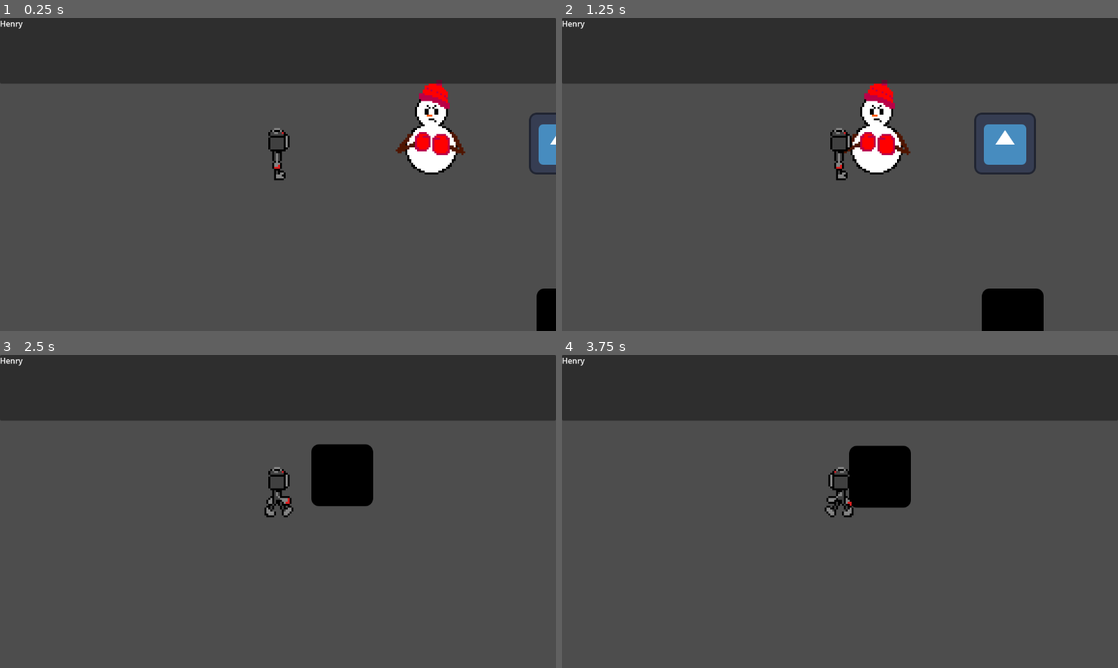
Above: before the commit, frames 1-4 (two rows, left to right).
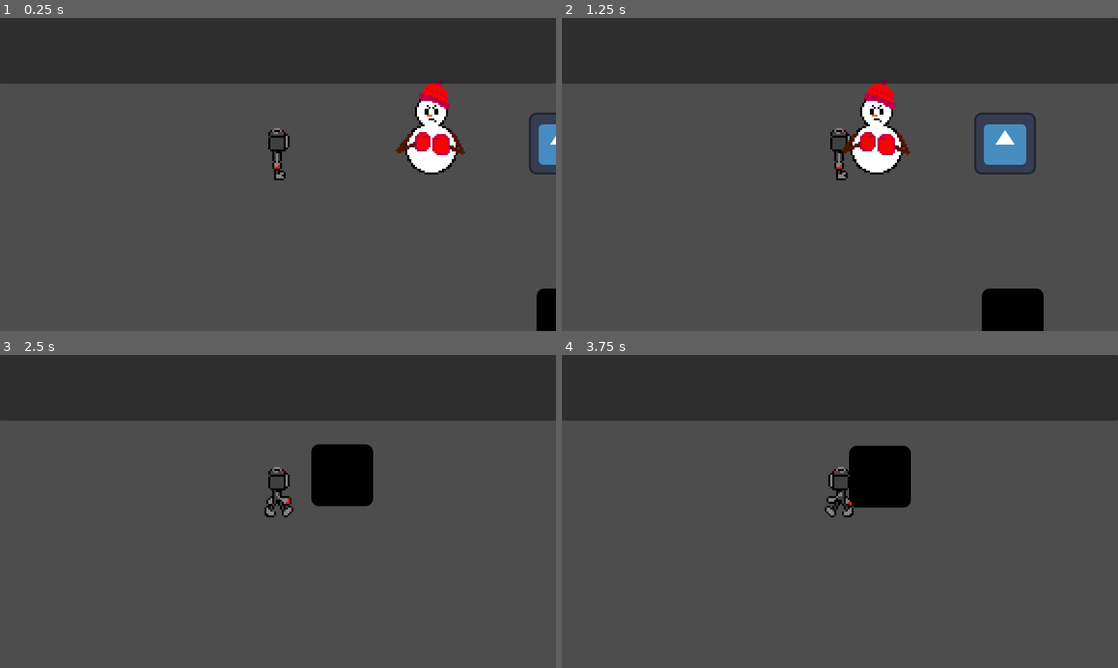
Above: after the commit, the same moments.

Repository: EraserLark/RPG-Foundation
Game: Godot game, scene res://game.tscn
The game is run twice, just before and just after one commit, with the same random seed, the same clock (stepped at 60 frames per second) and the same inputs. The engine's default icon, where the game draws it, is replaced by a stand-in: a white triangle on a blue panel in a dark square.
Inputs:
- Up to frame 1 (0.25 s): no input
- Up to frame 2 (1.25 s): tap Enter (ui_accept) at 0.5 s; hold Right (ui_right) from 0.53 s (still down); hold Enter (ui_accept) from 0.53 s (still down)
- Up to frame 3 (2.5 s): release Right (ui_right) at 1.28 s; release Enter (ui_accept) at 1.28 s; hold Down (ui_down) 1.28-2.03 s; tap Enter (ui_accept) at 1.35, 1.52, 1.82 s; hold Right (ui_right) from 2.03 s (still down); hold Enter (ui_accept) from 2.03 s (still down)
- Up to frame 4 (3.75 s): release Right (ui_right) at 2.78 s; release Enter (ui_accept) at 2.78 s; hold Up (ui_up) 2.78-3.53 s; tap Enter (ui_accept) at 2.85, 3.02, 3.32 s; hold Left (ui_left) from 3.53 s (still down); hold Enter (ui_accept) from 3.53 s (still down)

The runs differ from the first frame. In frame 1, less than 0.1% of the frame differs, in the area x 0-5%, y 0-4%; in frame 2, less than 0.1%, in the area x 0-53%, y 0-44%; in frame 3, less than 0.1%; in frame 4, less than 0.1%.

Commit message:
Clean up and Actor Dialogue

Diff:
--- a/DialogueBox.gd
+++ b/DialogueBox.gd
@@ -1,11 +1,17 @@
 extends Textbox
 
-@onready var nameLabel = $NameLabel
-@export var speakerName = ""
+@onready var nameLabel := $NameLabel
+@export var speakerName := ""
+
+@onready var castList := get_node("../../../World/CastList")
 
 func _ready():
 	super()		#Runs base constructor
-	setName(speakerName)
+	castList.actor_speaking.connect(newDialogue)
+
+func newDialogue(name, message):
+	setName(name)
+	typeText(message)
 
 func setName(name : String):
 	nameLabel.text = name
--- /dev/null
+++ b/Overworld/CastList.gd
@@ -0,0 +1,11 @@
+extends Node2D
+
+signal actor_speaking(name, message)
+
+func _ready():
+	#iterate through child nodes, connect send_message to actorSpeak
+	for child in self.get_children():
+		child.send_message.connect(actorSpeak)
+
+func actorSpeak(actorName, actorMessage):
+	emit_signal("actor_speaking", actorName, actorMessage)
--- a/Overworld/OW_Actor.gd
+++ b/Overworld/OW_Actor.gd
@@ -1,13 +1,10 @@
 extends CharacterBody2D
 class_name OW_Actor
 
-# Called when the node enters the scene tree for the first time.
-func _ready():
-	pass # Replace with function body.
-
-# Called every frame. 'delta' is the elapsed time since the previous frame.
-func _process(delta):
-	pass
+signal send_message(name:String, message:String)
 
 func interact():
-	print("You interacted with " + name);
+	speak("You interacted with " + name);
+
+func speak(message : String):
+	emit_signal("send_message", name, message)
--- a/Overworld/overworld.tscn
+++ b/Overworld/overworld.tscn
@@ -1,18 +1,19 @@
-[gd_scene load_steps=9 format=3 uid="uid://wf85spc1lhaa"]
+[gd_scene load_steps=10 format=3 uid="uid://wf85spc1lhaa"]
 
 [ext_resource type="PackedScene" uid="uid://b7utuwwqeb7na" path="res://Overworld/OW_Player.tscn" id="1_ery32"]
 [ext_resource type="Texture2D" uid="uid://ev0rhfg3oxel" path="res://Art/icon.svg" id="2_a0jhu"]
+[ext_resource type="Script" path="res://Overworld/CastList.gd" id="3_dg04a"]
 [ext_resource type="Script" path="res://Overworld/OW_Camera.gd" id="3_f5vhn"]
 [ext_resource type="PackedScene" uid="uid://kbweqbjxrnod" path="res://Overworld/OW_Actor.tscn" id="4_ti8qv"]
 [ext_resource type="Texture2D" uid="uid://b1ws63031tlue" path="res://Art/Enemy_Snowbro.png" id="5_adroj"]
 [ext_resource type="PackedScene" uid="uid://x3l42a81rsvf" path="res://DialogueBox.tscn" id="6_5x56l"]
 
-[sub_resource type="RectangleShape2D" id="RectangleShape2D_2lbh8"]
-size = Vector2(128, 120)
-
 [sub_resource type="CapsuleShape2D" id="CapsuleShape2D_2qopq"]
 radius = 24.0
 height = 128.0
+
+[sub_resource type="RectangleShape2D" id="RectangleShape2D_2lbh8"]
+size = Vector2(128, 120)
 
 [node name="Overworld" type="Node"]
 
@@ -24,7 +25,7 @@
 offset_right = 1152.0
 offset_bottom = 648.0
 
-[node name="Dialoguebox" parent="CanvasLayer/OW_UI" instance=ExtResource("6_5x56l")]
+[node name="DialogueBox" parent="CanvasLayer/OW_UI" instance=ExtResource("6_5x56l")]
 layout_mode = 1
 
 [node name="World" type="Node2D" parent="."]
@@ -32,6 +33,26 @@
 
 [node name="OW_Player" parent="World" instance=ExtResource("1_ery32")]
 metadata/_edit_group_ = true
+
+[node name="CastList" type="Node2D" parent="World"]
+script = ExtResource("3_dg04a")
+
+[node name="Godot Guy" parent="World/CastList" instance=ExtResource("4_ti8qv")]
+position = Vector2(584, -64)
+
+[node name="Snowbro" parent="World/CastList" instance=ExtResource("4_ti8qv")]
+position = Vector2(320, -24)
+
+[node name="Sprite2D" parent="World/CastList/Snowbro" index="0"]
+position = Vector2(0, -72)
+scale = Vector2(4, 4)
+texture = ExtResource("5_adroj")
+region_enabled = true
+region_rect = Rect2(0, 0, 64, 64)
+
+[node name="CollisionShape2D" parent="World/CastList/Snowbro" index="1"]
+rotation = 1.5708
+shape = SubResource("CapsuleShape2D_2qopq")
 
 [node name="StaticBody2D" type="StaticBody2D" parent="World"]
 modulate = Color(0, 0, 0, 1)
@@ -51,21 +72,4 @@
 [node name="Camera2D" type="Camera2D" parent="World"]
 script = ExtResource("3_f5vhn")
 
-[node name="Godot Guy" parent="World" instance=ExtResource("4_ti8qv")]
-position = Vector2(584, -64)
-
-[node name="Snowbro" parent="World" instance=ExtResource("4_ti8qv")]
-position = Vector2(320, -24)
-
-[node name="Sprite2D" parent="World/Snowbro" index="0"]
-position = Vector2(0, -72)
-scale = Vector2(4, 4)
-texture = ExtResource("5_adroj")
-region_enabled = true
-region_rect = Rect2(0, 0, 64, 64)
-
-[node name="CollisionShape2D" parent="World/Snowbro" index="1"]
-rotation = 1.5708
-shape = SubResource("CapsuleShape2D_2qopq")
-
-[editable path="World/Snowbro"]
+[editable path="World/CastList/Snowbro"]
--- a/Textbox.gd
+++ b/Textbox.gd
@@ -1,18 +1,18 @@
 extends Panel
 class_name Textbox
 
-@onready var textPanel = self
-@onready var textBox = $RichTextLabel
-@onready var typeTimer = $Timer
+@onready var textPanel := self
+@onready var textBox := $RichTextLabel
+@onready var typeTimer := $Timer
 
-@onready var typeAudio = $AudioStreamPlayer
-var defaultTypeSpeed = 0.05
-@export var line = "";
+@onready var typeAudio := $AudioStreamPlayer
+var defaultTypeSpeed := 0.05
+@export var line := "";
 #var charIndex : int = 0
 #var currentDialogue
-var skip = false
-var inTag = false
-var finished = false
+var skip := false
+var inTag := false
+var finished := false
 signal phraseFin()
 
 #var typeSpeed = 30
--- a/game.tscn
+++ b/game.tscn
@@ -11,4 +11,4 @@
 [node name="Overworld" parent="." instance=ExtResource("1_hievl")]
 
 [editable path="Overworld"]
-[editable path="Overworld/World/Snowbro"]
+[editable path="Overworld/World/CastList/Snowbro"]
